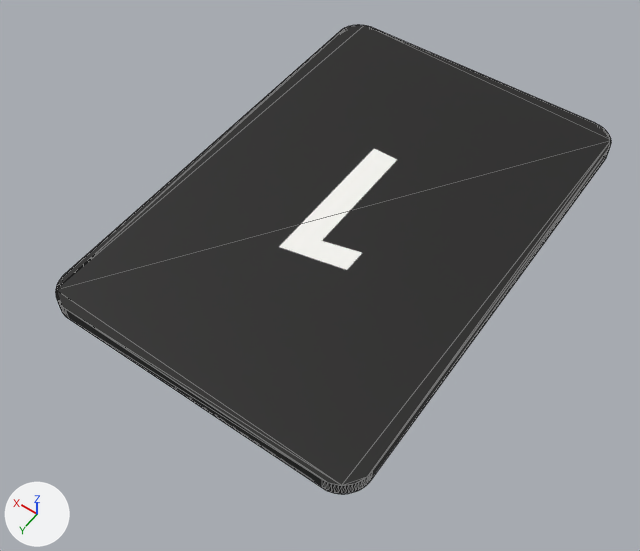
Before and after pictures for a commit that changed the glTF model exports/algo/glb/black_1.glb.
The view is the same before and after, from a camera (50 mm lens) standing at (-0.0391, 0.0616, 0.0818) and looking at (-0.0006, 0.0077, -0.0029). The axes (+X, +Y, +Z) are drawn at lower left. The lights are the same throughout. The older version comes first. Mesh edges are drawn as thin lines. Vertices at exactly the same position are counted once.

The older version as bpy lines, for what is in view:
```python
me_black_1 = bpy.data.meshes.new('black_1')
me_black_1.from_pydata(...)  # 136 vertices, 268 faces; spans x -0.021..0.021, y -0.031..0.031, z 0.0..0.002
# faces by material slot: [66, 202]
me_black_1.materials.append(mat_black_1_top)  # picture img_black_1
me_black_1.materials.append(mat_black_1_side)  # black #161615
ob_black_1 = bpy.data.objects.new('black_1', me_black_1)
ob_black_1.location = (0.0, 0.0, 0.0)
```
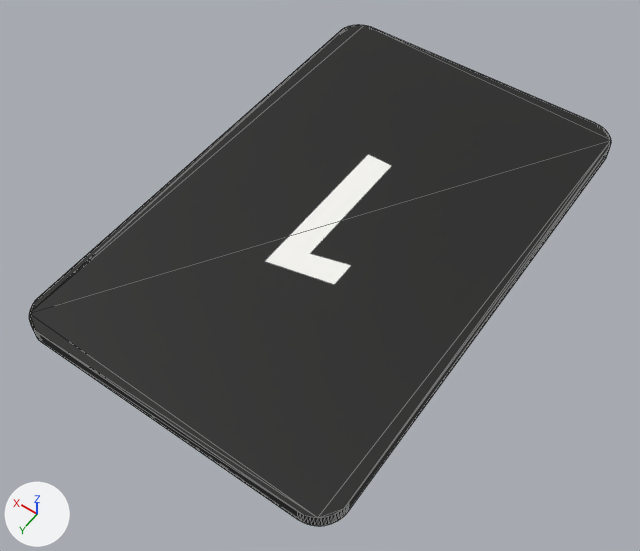
The newer file is also turned or shifted as a whole; pictures and numbers use the older file's frame.

Patch to the scene script:
```diff
--- a/exports/algo/glb/black_1.glb.py
+++ b/exports/algo/glb/black_1.glb.py
@@ me_black_1 @@
 # used by ob_black_1; location = (0.0, 0.0, 0.0)
-me_black_1.from_pydata(...)  # 136 vertices, 268 faces; spans x -0.021..0.021, y -0.031..0.031, z 0.0..0.002
+me_black_1.from_pydata(...)  # 136 vertices, 268 faces; spans x -0.021..0.021, y -0.031..0.035, z 0.0..0.002
+# me_black_1 part 1: all 68 vertices in x -0.021..0.021, y 0.0275..0.031, z 0.0..0.002 are moved by (0.0, 0.004, 0.0)
 me_black_1.materials.append(mat_black_1_top)
```

Where the change shows, as pixel boxes (x1, y1, x2, y2) in the pictures (640 x 551 px; the box of a moved part takes in the faces that stretch with it):
'black_1', reshaped (7% taller): before (55, 25, 611, 494); after (29, 25, 611, 526)
part 1 of me_black_1, moved or reshaped: before (55, 144, 587, 494); after (29, 144, 587, 526)
